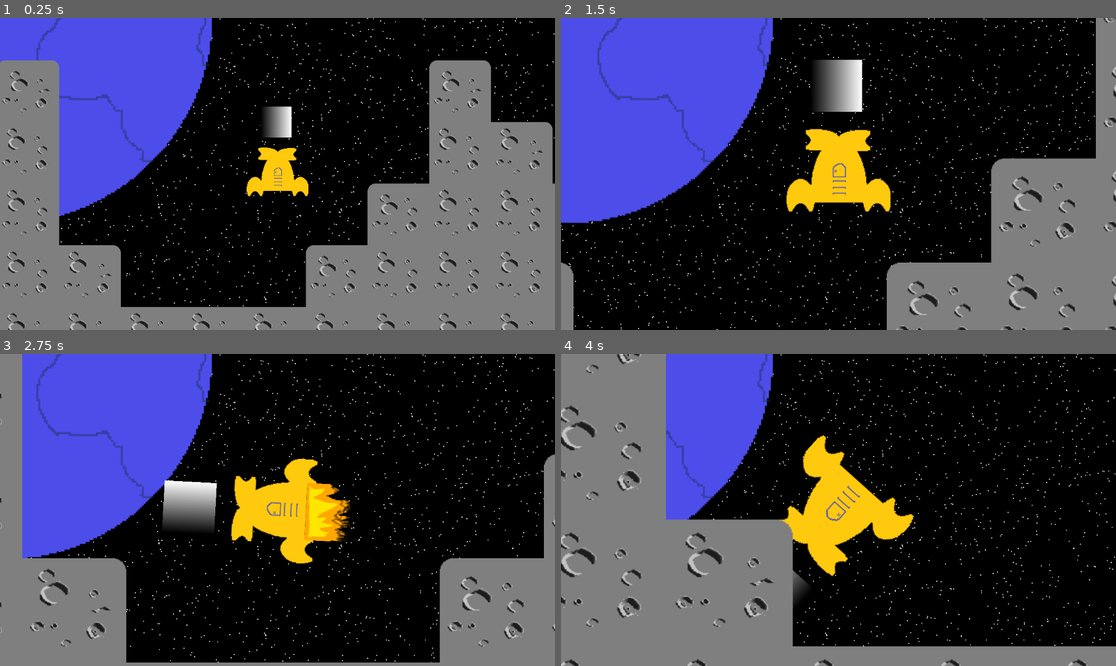
Above: before the commit, frames 1-4 (two rows, left to right).
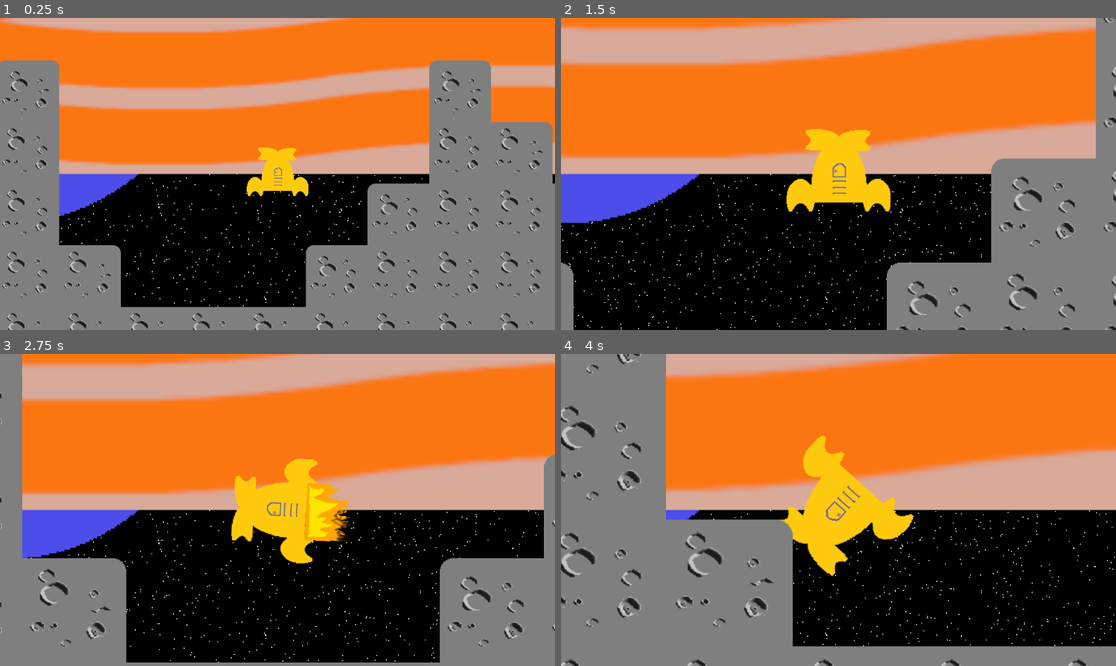
Above: after the commit, the same moments.

Repository: acidmath/DialIt
Game: Godot game, scene res://Main.tscn
The game is run twice, just before and just after one commit, with the same random seed, the same clock (stepped at 60 frames per second) and the same inputs. Sound files missing from this copy of the repository are replaced by a short silence.
Inputs (mouse positions are in pixels of both pictures, inside the frame that each line leads up to):
- Up to frame 1 (0.25 s): no input
- Up to frame 2 (1.5 s): move the mouse to (960, 158) at 0.52 s; hold W (thrust) 0.53-1.28 s; hold Mouse wheel up (ZoomIn) 0.53-1.28 s; move the mouse to (727, 189) at 1.27 s; tap Mouse wheel down (ZoomOut) at 1.35 s
- Up to frame 3 (2.75 s): move the mouse to (333, 441) at 2.02 s; hold W (thrust) from 2.03 s (still down); hold A (lRot) from 2.03 s (still down)
- Up to frame 4 (4 s): move the mouse to (810, 572) at 2.77 s; release A (lRot) at 2.78 s; tap Right (rRot) at 2.85 s; move the mouse to (1005, 556) at 3.52 s; release W (thrust) at 3.53 s; hold Mouse wheel up (ZoomIn) from 3.53 s (still down)

The runs differ from the first frame. In frame 1, 40% of the frame differs, in the area x 0-100%, y 0-51%; in frame 2, 46%; in frame 3, 46%, in the area x 4-100%, y 0-58%; in frame 4, 39%.

Commit message:
don't move the buttons with the ship

Diff:
--- a/Background.gd
+++ b/Background.gd
@@ -21,7 +21,7 @@
 	DrawStars()
 	UpdateMaxScreenRect()
 
-func _on_screen_size_changed(newSize: Rect2, oldSize: Rect2):
+func _on_screen_size_changed(newSize: Rect2, _oldSize):
 	screenRect = newSize
 	canvas_layer.queue_redraw()
 
@@ -34,7 +34,6 @@
 		for y in screenRect.size.y:
 			if x > screenRectMax.size.x or y > screenRectMax.size.y:
 				DrawRandomStar(x, y)
-
 
 func DrawOldStars():
 	for coord in oldStars:
--- a/Main.tscn
+++ b/Main.tscn
@@ -1,10 +1,11 @@
-[gd_scene load_steps=21 format=4 uid="uid://omkqitj3by8v"]
+[gd_scene load_steps=20 format=4 uid="uid://omkqitj3by8v"]
 
 [ext_resource type="Script" path="res://main.gd" id="1_ofygb"]
 [ext_resource type="Script" path="res://Controls.gd" id="1_up563"]
 [ext_resource type="Texture2D" uid="uid://dhtt3gq3hvmtp" path="res://player/Lander_1.png" id="2_cv023"]
 [ext_resource type="Script" path="res://player/camera_2d.gd" id="3_jmdgt"]
 [ext_resource type="Texture2D" uid="uid://dosflbl4771cc" path="res://player/fireSprite.png" id="3_ohatq"]
+[ext_resource type="Texture2D" uid="uid://bi5yxjiqocynm" path="res://level/dads_first_lava_block.png" id="3_phtau"]
 [ext_resource type="AudioStream" uid="uid://cu185vlc38sq0" path="res://player/rocketShipSound.mp3" id="4_gqhyd"]
 [ext_resource type="Script" path="res://rocketShipSound.gd" id="5_36vn8"]
 [ext_resource type="Texture2D" uid="uid://cbb68rlvjnmdc" path="res://level/tio_moon_2.png" id="6_4v2p2"]
@@ -13,11 +14,6 @@
 
 [sub_resource type="RectangleShape2D" id="RectangleShape2D_qb25u"]
 size = Vector2(70, 70)
-
-[sub_resource type="Gradient" id="Gradient_pr85r"]
-
-[sub_resource type="GradientTexture2D" id="GradientTexture2D_q77k7"]
-gradient = SubResource("Gradient_pr85r")
 
 [sub_resource type="AtlasTexture" id="AtlasTexture_qf6hw"]
 atlas = ExtResource("3_ohatq")
@@ -443,6 +439,18 @@
 [node name="Root" type="Node2D"]
 script = ExtResource("1_ofygb")
 
+[node name="Camera2D" type="Camera2D" parent="."]
+position = Vector2(-315, -560)
+ignore_rotation = false
+script = ExtResource("3_jmdgt")
+
+[node name="TouchScreenButton" type="TouchScreenButton" parent="Camera2D"]
+position = Vector2(-595, -350)
+scale = Vector2(20, 5)
+texture_normal = ExtResource("3_phtau")
+shape_centered = false
+action = "thrust"
+
 [node name="RigidBody2D" type="RigidBody2D" parent="."]
 position = Vector2(-315, -560)
 collision_layer = 2
@@ -453,14 +461,6 @@
 
 [node name="Sprite2D" type="Sprite2D" parent="RigidBody2D"]
 texture = ExtResource("2_cv023")
-
-[node name="Camera2D" type="Camera2D" parent="RigidBody2D"]
-script = ExtResource("3_jmdgt")
-
-[node name="TouchScreenButton_Thrust" type="TouchScreenButton" parent="RigidBody2D/Camera2D"]
-position = Vector2(-35, -140)
-texture_normal = SubResource("GradientTexture2D_q77k7")
-action = "thrust"
 
 [node name="FireSprite2D" type="AnimatedSprite2D" parent="RigidBody2D"]
 position = Vector2(0, 35)
@@ -474,6 +474,8 @@
 autoplay = true
 script = ExtResource("5_36vn8")
 
+[node name="CameraPivot" type="Node2D" parent="RigidBody2D"]
+
 [node name="Map" type="Node2D" parent="."]
 
 [node name="TileMapLayer" type="TileMapLayer" parent="Map"]
--- a/player/camera_2d.gd
+++ b/player/camera_2d.gd
@@ -4,8 +4,10 @@
 const zoomOutCoeff = 0.95
 const minZoom = 0.2
 const maxZoom = 2
+@onready var rigid_body_2d = $"../RigidBody2D"
 
 func _process(_delta):
+	self.global_position = rigid_body_2d.global_position
 	if Input.is_action_pressed("ZoomIn") and zoom.x < maxZoom:
 		zoom.x *= zoomInCoeff
 		zoom.y *= zoomInCoeff
